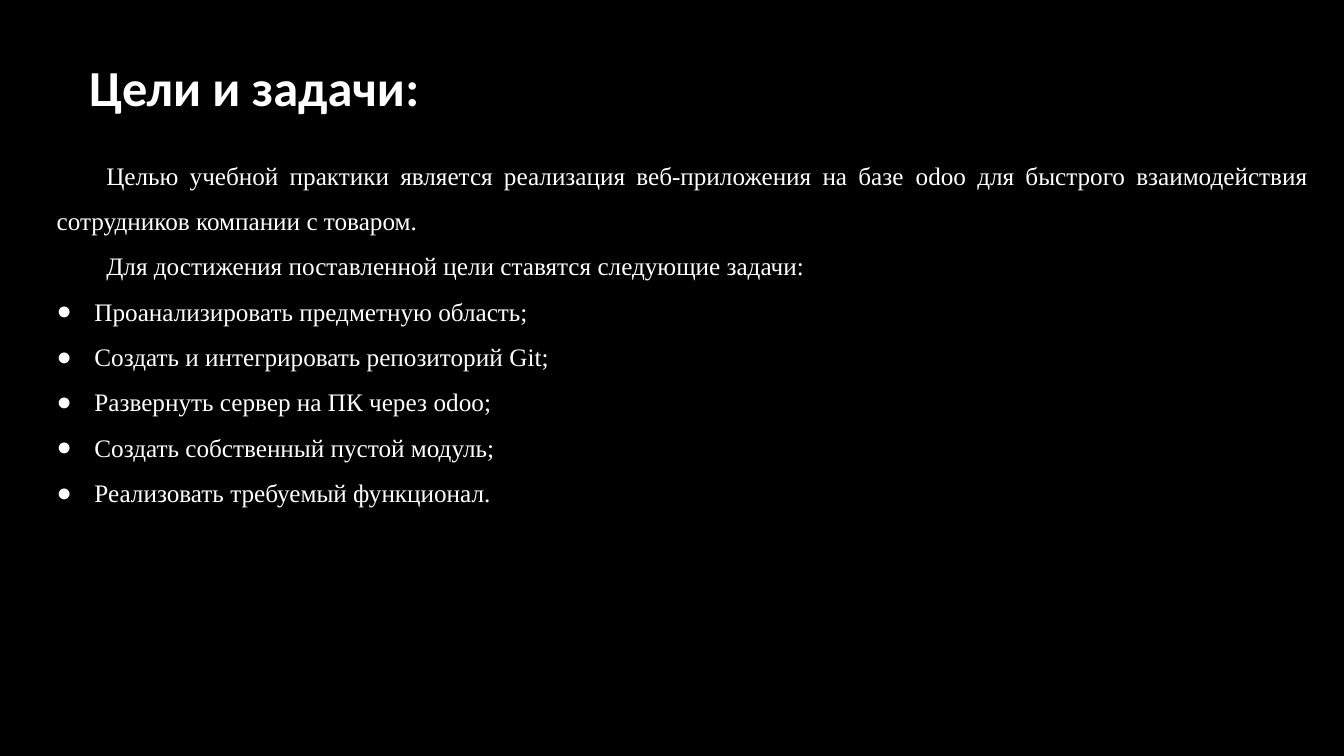
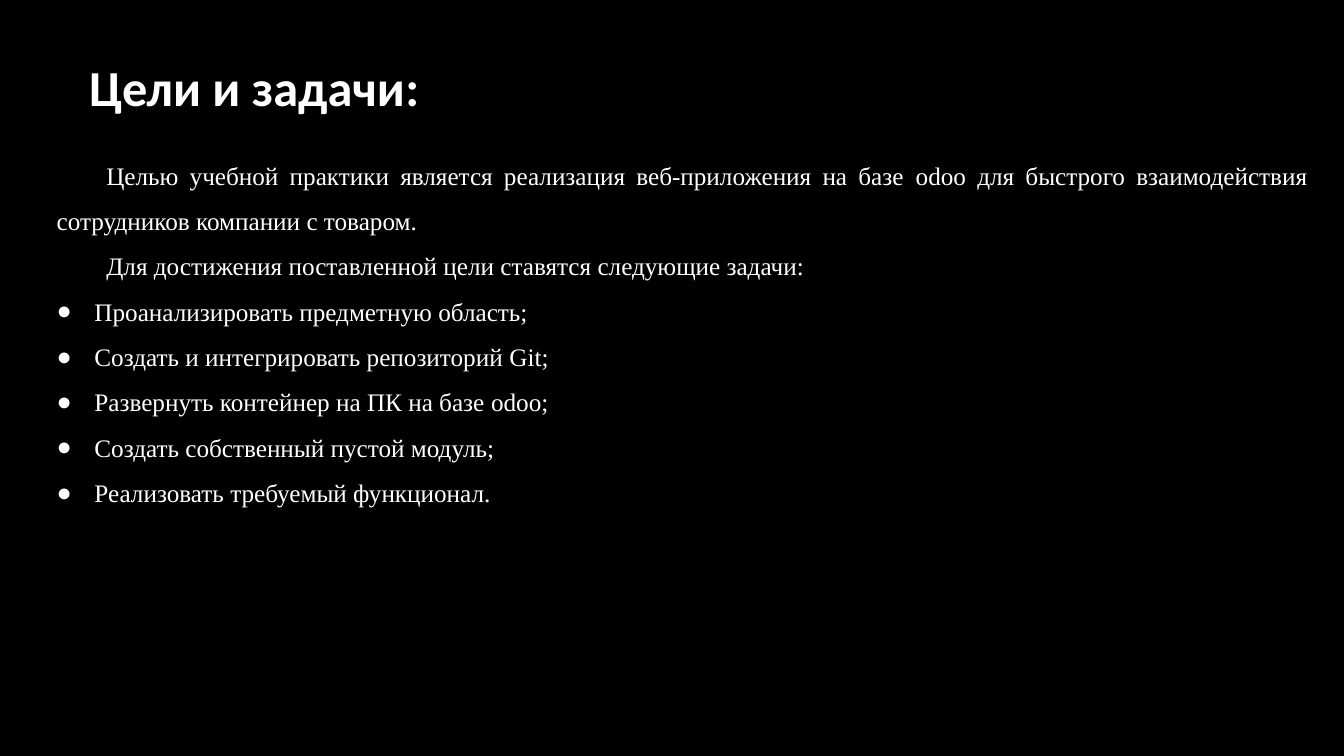
Before and after one commit to Tenager-Pro/4_kurs_1_semestr, a slide deck: slide 2 of Практика/Презнтация.pptx. Drawn at 1344x756 pixels with LibreOffice and Linux fonts; fonts in the diff are those of the drawing; background and template pictures are left out. Boxes give left, top, right and bottom in pixels: in the first picture for what was removed or moved away, otherwise in the second. Text is boxed around its words. In the diff, an @@ line names an element or a change of style, - is before the commit and + after.

```diff
--- a/Практика/Презнтация.pptx
+++ b/Практика/Презнтация.pptx
@@ text at box(94, 393, 548, 417): text changed @@
-● Развернуть сервер на ПК через odoo;
+● Развернуть контейнер на ПК на базе odoo;
```
Also in this commit, not shown: 1 other slide changed, 57 other files.
